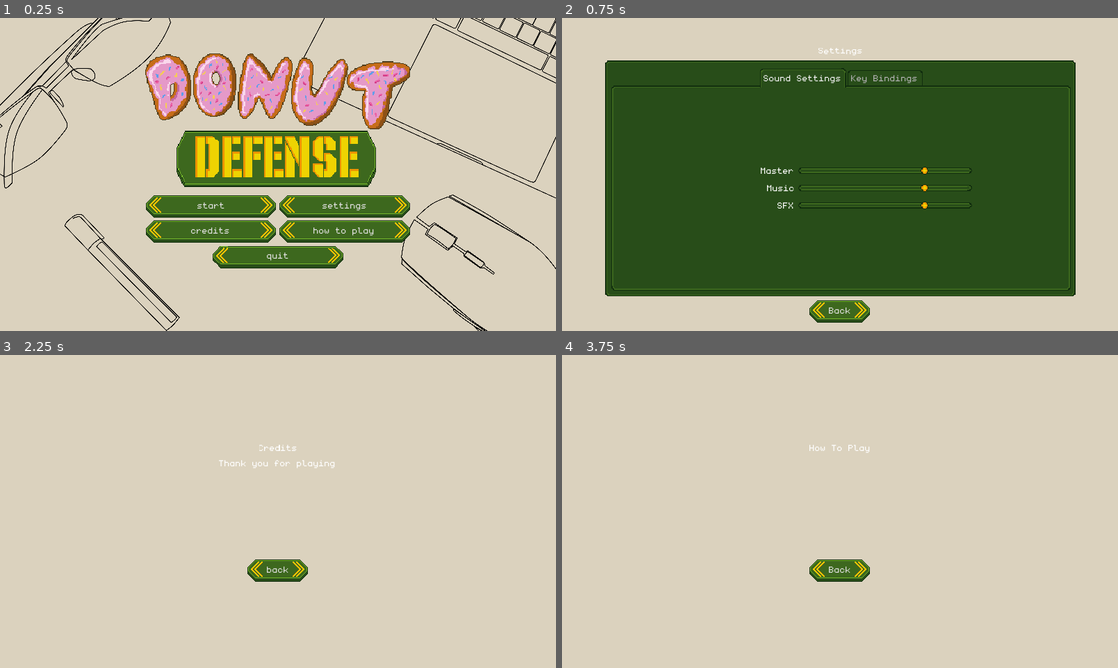
Above: before the commit, frames 1-4 (two rows, left to right).
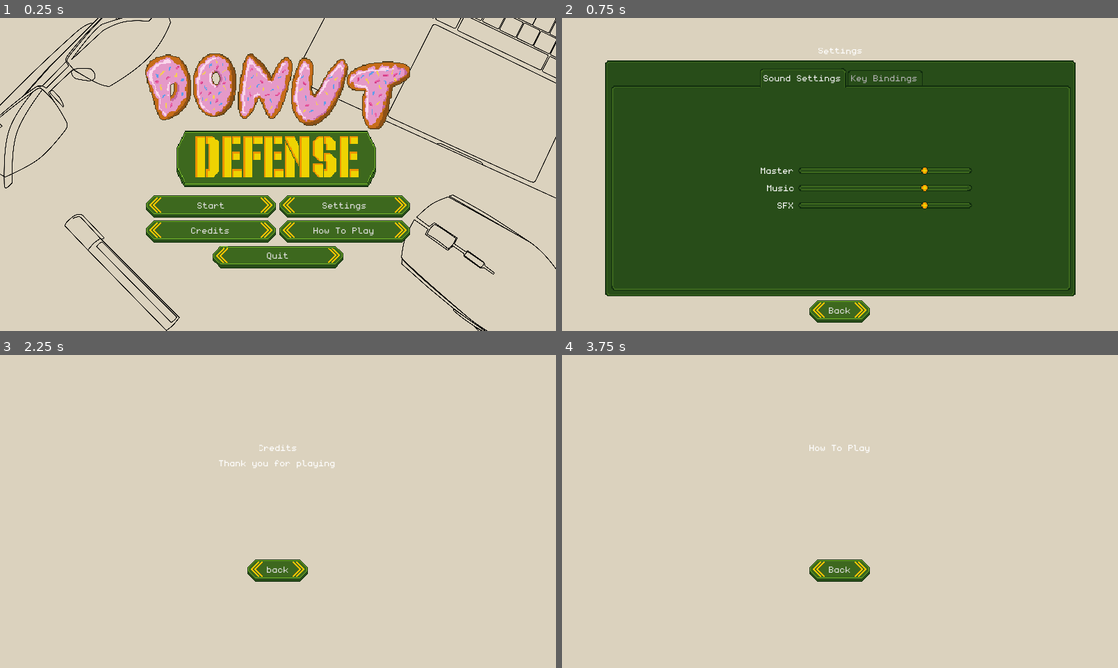
Above: after the commit, the same moments.

Repository: dmitriy-shmilo/gogodot-2021
Game: Godot game, scene res://title_screen/title_screen.tscn
Same seed, same stepped clock (60 frames per second), same inputs: the game is played once before the commit and once after it. The engine's default icon, where the game draws it, is replaced by a stand-in: a white triangle on a blue panel in a dark square. Sound files missing from this copy of the repository are replaced by a short silence.
Inputs:
- Up to frame 1 (0.25 s): no input
- Up to frame 2 (0.75 s): click "settings" (after the commit: "Settings") at 0.5 s
- Up to frame 3 (2.25 s): click "Back" at 1.25 s; click "credits" (after the commit: "Credits") at 2 s
- Up to frame 4 (3.75 s): click "back" at 2.75 s; click "how to play" (after the commit: "How To Play") at 3.5 s

The runs differ from the first frame. In frame 1, less than 0.1% of the frame differs, in the area x 34-65%, y 58-78%; in frame 2, nothing differs; in frame 3, less than 0.1%; in frame 4, nothing differs.

Commit message:
Localize title and pause screens.

Diff:
--- a/src/game_screen/game_screen.tscn
+++ b/src/game_screen/game_screen.tscn
@@ -51,7 +51,7 @@
 margin_top = 131.0
 margin_right = 512.0
 margin_bottom = 145.0
-text = "Pause"
+text = "ui_pause"
 align = 1
 
 [node name="HBoxContainer" type="HBoxContainer" parent="Gui/CanvasLayer/PauseContainer/VBoxContainer"]
@@ -64,13 +64,13 @@
 margin_left = 199.0
 margin_right = 239.0
 margin_bottom = 20.0
-text = "Quit"
+text = "ui_quit"
 
 [node name="ContinueButton" type="Button" parent="Gui/CanvasLayer/PauseContainer/VBoxContainer/HBoxContainer"]
 margin_left = 243.0
 margin_right = 312.0
 margin_bottom = 20.0
-text = "Continue"
+text = "ui_continue"
 
 [node name="EnergyBar" type="ProgressBar" parent="Gui/CanvasLayer"]
 margin_left = 32.0
--- a/src/title_screen/title_screen.tscn
+++ b/src/title_screen/title_screen.tscn
@@ -70,14 +70,14 @@
 margin_right = 158.0
 margin_bottom = 25.0
 rect_min_size = Vector2( 150, 0 )
-text = "start"
+text = "ui_start"
 
 [node name="SettingsButton" type="Button" parent="VBoxContainer/HBoxContainer2"]
 margin_left = 162.0
 margin_right = 312.0
 margin_bottom = 25.0
 rect_min_size = Vector2( 150, 0 )
-text = "settings"
+text = "ui_settings"
 
 [node name="HBoxContainer" type="HBoxContainer" parent="VBoxContainer"]
 margin_top = 193.0
@@ -90,14 +90,14 @@
 margin_right = 158.0
 margin_bottom = 25.0
 rect_min_size = Vector2( 150, 0 )
-text = "credits"
+text = "ui_credits"
 
 [node name="TutorialButton" type="Button" parent="VBoxContainer/HBoxContainer"]
 margin_left = 162.0
 margin_right = 312.0
 margin_bottom = 25.0
 rect_min_size = Vector2( 150, 0 )
-text = "how to play"
+text = "ui_tutorial"
 
 [node name="QuitButton" type="Button" parent="VBoxContainer"]
 margin_left = 85.0
@@ -106,7 +106,7 @@
 margin_bottom = 247.0
 rect_min_size = Vector2( 150, 0 )
 size_flags_horizontal = 4
-text = "quit"
+text = "ui_quit"
 
 [connection signal="pressed" from="VBoxContainer/HBoxContainer2/NewGameButton" to="." method="_on_NewGameButton_pressed"]
 [connection signal="pressed" from="VBoxContainer/HBoxContainer2/SettingsButton" to="." method="_on_SettingsButton_pressed"]
--- a/src/tr_keys.csv
+++ b/src/tr_keys.csv
@@ -6,6 +6,13 @@
 ui_music_volume,Music,Музыка
 ui_sfx_volume,SFX,Эффекты
 ui_speech_volume,Speech,Голос
+ui_start,Start,Старт
+ui_settings,Settings,Настройки
+ui_credits,Credits,Благодарности
+ui_tutorial,How To Play,Как играть
+ui_quit,Quit,Выход
+ui_continue,Continue,Продолжить
+ui_pause,Pause,Пауза
 key_up,Up,Вверх
 key_down,Down,Вниз
 key_left,Left,Влево
Binary file changed: src/tr_keys.en.translation
Binary file changed: src/tr_keys.ru.translation
